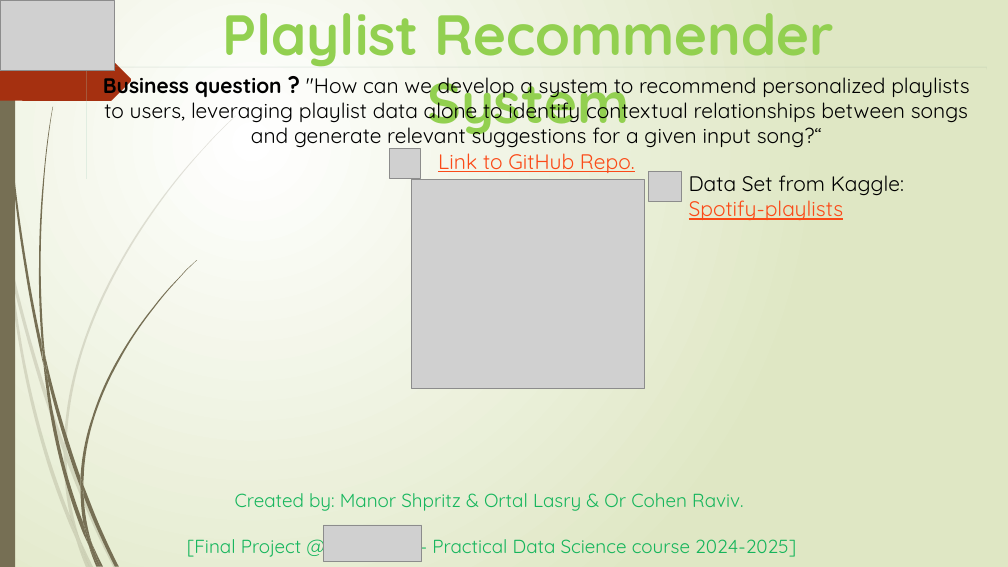
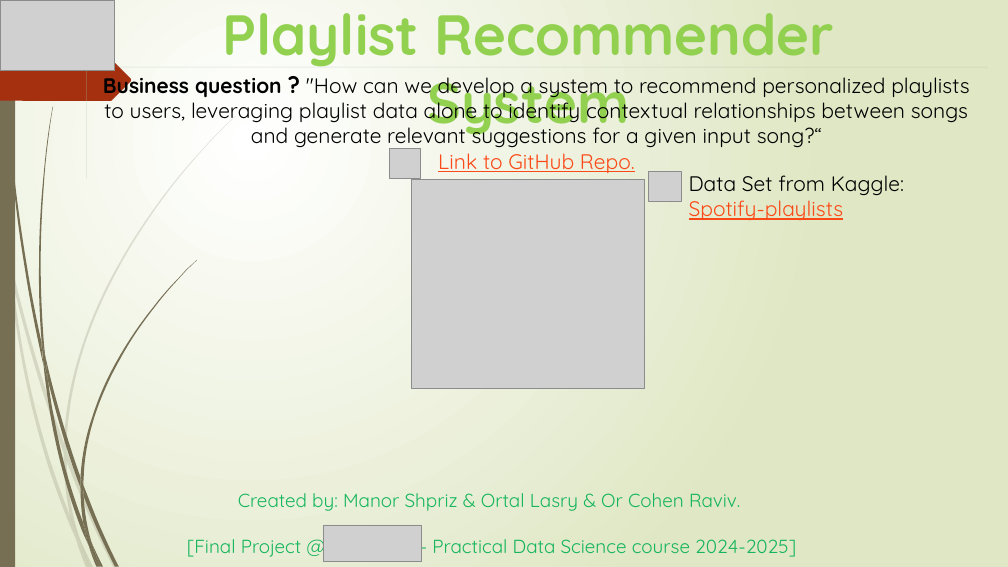
Before and after one commit to ortall0201/Spotify-Playlist-Recommender-System-Using-NLP, a slide deck: slide 1 of Ortal/word2vec slide.pptx. Drawn at 1008x567 pixels with LibreOffice and Linux fonts; fonts in the diff are those of the drawing; grey boxes stand for pictures. Boxes give left, top, right and bottom in pixels: in the first picture for what was removed or moved away, otherwise in the second. Text is boxed around its words. In the diff, an @@ line names an element or a change of style, - is before the commit and + after.

Commit message:
added slide (Manor)

```diff
--- a/Ortal/word2vec slide.pptx
+++ b/Ortal/word2vec slide.pptx
@@ text at <box>238,493,740,511</box>: text changed @@
-Created by: Manor Shpritz & Ortal Lasry & Or Cohen Raviv.
+Created by: Manor Shpriz & Ortal Lasry & Or Cohen Raviv.
```
Also in this commit, not shown: 1 slide added, 1 slide removed.
